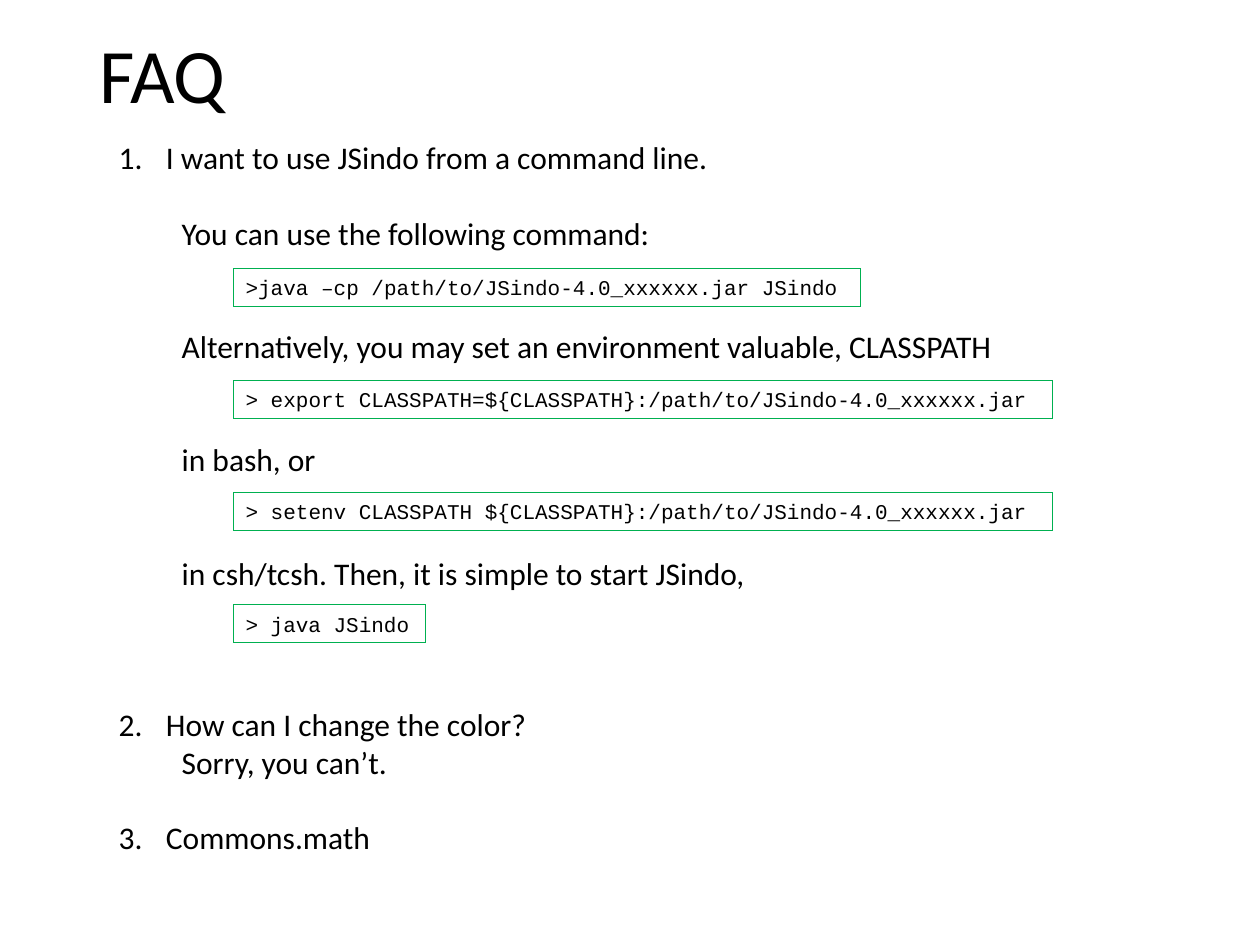
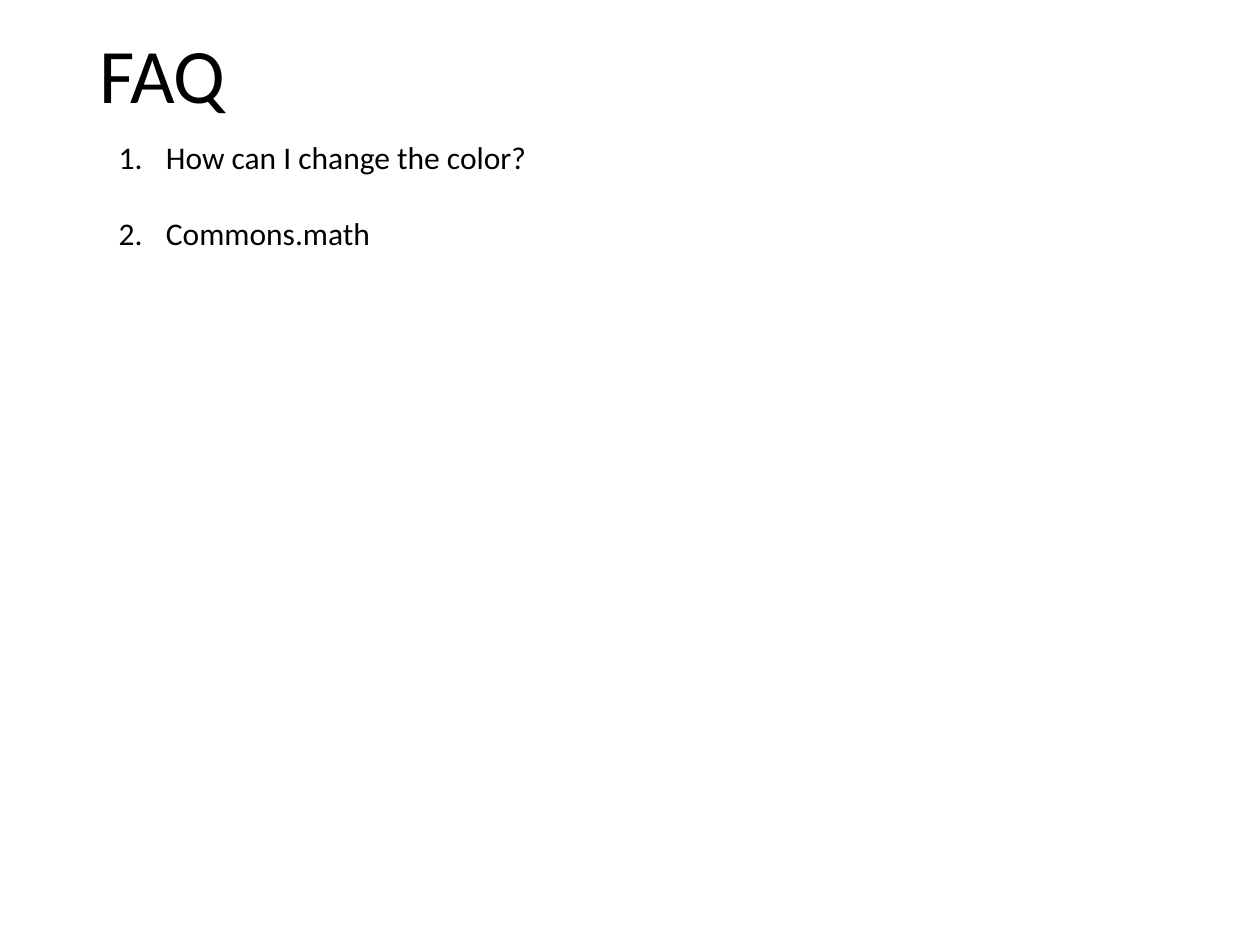
Before and after one commit to yagikiyoshi/sindo, a slide deck: slide 6 of doc/JSindo/usage.pptx (slide 10 before the commit). Drawn at 1260x945 pixels with LibreOffice and Linux fonts; fonts in the diff are those of the drawing. Boxes give left, top, right and bottom in pixels: in the first picture for what was removed or moved away, otherwise in the second. Text is boxed around its words. In the diff, an @@ line names an element or a change of style, - is before the commit and + after.

Commit message:
modified JSindo documents

```diff
--- a/doc/JSindo/usage.pptx
+++ b/doc/JSindo/usage.pptx
@@ text at <box>166,147,991,590</box>: paragraphs removed @@
-1. I want to use JSindo from a command line.
-  You can use the following command:
-  Alternatively, you may set an environment valuable, CLASSPATH
-  in bash, or
-  in csh/tcsh. Then, it is simple to start JSindo,
@@ rectangle removed at <box>233,268,861,306</box> @@
->java –cp /path/to/JSindo-4.0_xxxxxx.jar JSindo
@@ rectangle removed at <box>233,381,1053,418</box> @@
-> export CLASSPATH=${CLASSPATH}:/path/to/JSindo-4.0_xxxxxx.jar
@@ rectangle removed at <box>233,493,1053,530</box> @@
-> setenv CLASSPATH ${CLASSPATH}:/path/to/JSindo-4.0_xxxxxx.jar
@@ rectangle removed at <box>233,605,425,643</box> @@
-> java JSindo
@@ text at <box>182,752,387,779</box>: paragraph removed @@
-  Sorry, you can’t.
```
Also in this commit, not shown: 4 slides added, 8 slides removed, 4 other files.
